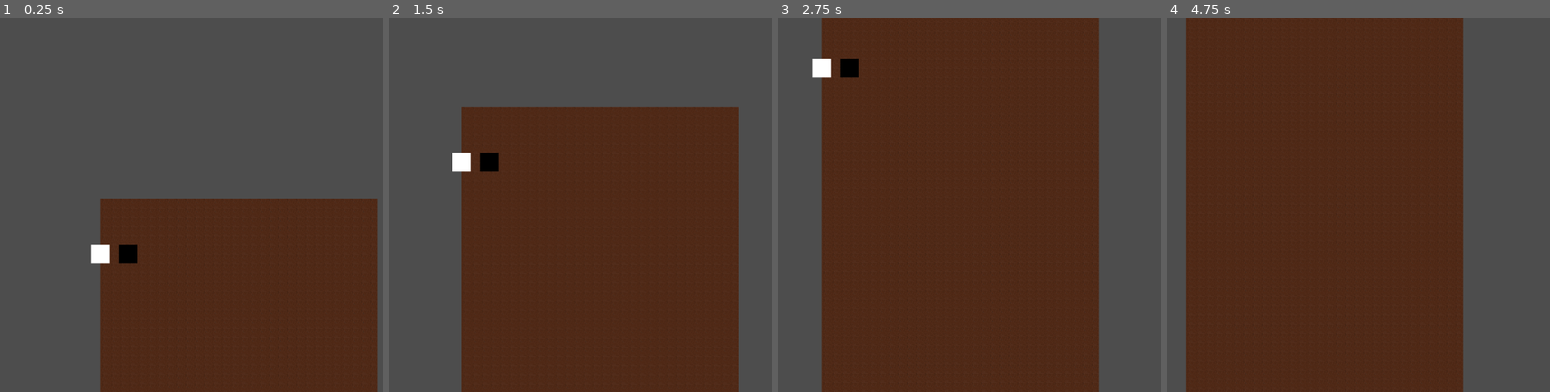
Above: before the commit, frames 1-4 (left to right).
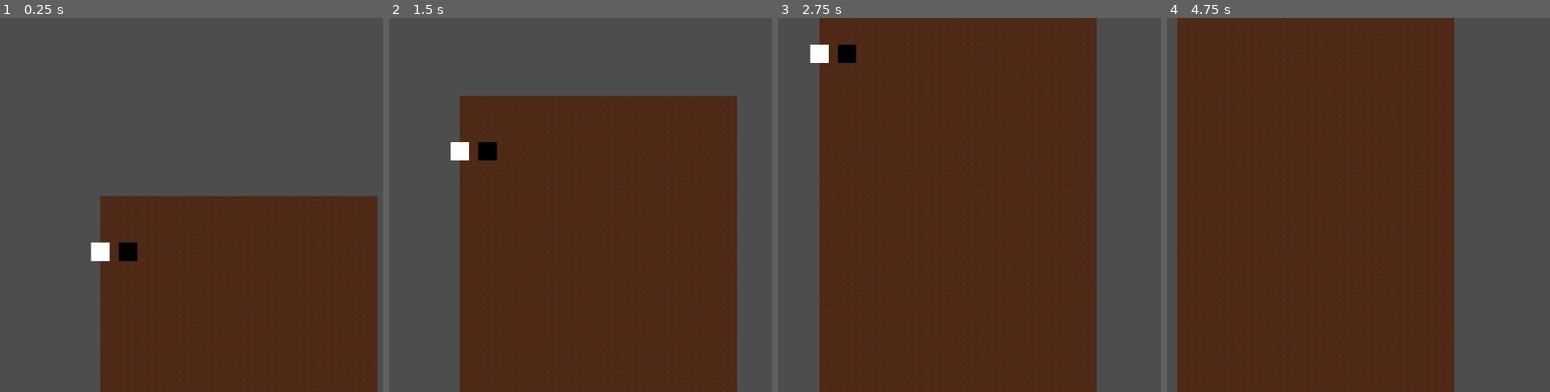
Above: after the commit, the same moments.

Repository: F1ejm/Bratislava_GameJam
Game: Godot game, scene res://Main/Main.tscn
The game is run twice, just before and just after one commit, with the same random seed, the same clock (stepped at 60 frames per second) and the same inputs.
Inputs (mouse positions are in pixels of both pictures, inside the frame that each line leads up to):
- Up to frame 1 (0.25 s): no input
- Up to frame 2 (1.5 s): move the mouse to (634, 186) at 0.52 s; move the mouse to (outside the picture) at 1.27 s
- Up to frame 3 (2.75 s): move the mouse to (946, 122) at 2.02 s
- Up to frame 4 (4.75 s): move the mouse to (1235, 279) at 2.77 s; move the mouse to (1465, 261) at 3.52 s; tap Enter at 4.25 s; move the mouse to (outside the picture) at 4.27 s

The runs differ from the first frame. In frame 1, 0.6% of the frame differs, in the area x 23-99%, y 47-66%; in frame 2, 3.4%; in frame 3, 1.8%; in frame 4, 4.8%, in the area x 2-78%, y 0-100%.

Commit message:
better tail

Diff:
--- a/Globals/Global.gd
+++ b/Globals/Global.gd
@@ -1 +1,3 @@
 extends Node
+
+var history = []
--- a/Miner/miner.gd
+++ b/Miner/miner.gd
@@ -2,7 +2,8 @@
 
 const minSPEED = 70.0
 const maxSPEED = 700.0
-var currentSPEED = 200
+var currentSPEED = 200.0
+const maxhistory = 1000
 
 var torotation = 0
 
@@ -10,15 +11,17 @@
 
 func _ready() -> void:
 	for i in range(0,10):
-		spawnTail()
+		spawnTail(1)
 
 func _physics_process(delta: float) -> void:
 
 	var direction := (get_global_mouse_position() - self.global_position).normalized() * 100
 	if direction.y < 0:
 		direction.y = 0
+		(direction * 1000).normalized()
 
 	direction.y += 35
+	print(direction)
 
 	currentSPEED += (0.35 - (abs(self.rotation - (atan2(direction.y, direction.x)- PI/2)))) * delta * 50
 
@@ -29,22 +32,27 @@
 
 	torotation = atan2(direction.y, direction.x) - PI/2
 
-	#print(currentSPEED)
-
 	self.rotation= rotate_toward(self.rotation,torotation,delta *3)
 
-	player_camera.position.x = lerp(player_camera.position.x,self.position.x, 0.02 - ((currentSPEED / maxSPEED) * 0.01))
+	player_camera.position.x = lerp(player_camera.position.x,self.position.x, 0.02 - ((currentSPEED / maxSPEED) * 0.005))
 
-	player_camera.position.y = lerp(player_camera.position.y,self.position.y, 0.02 + ((currentSPEED / maxSPEED) * 0.05))
+	player_camera.position.y = lerp(player_camera.position.y,self.position.y, 0.04 + ((currentSPEED / maxSPEED) * 0.05))
 
 	velocity = Vector2.RIGHT.rotated(self.rotation + PI/2) * currentSPEED
+
 	$TailSP.global_rotation = 0
+
+	Global.history.push_front(self.global_rotation)
+	if(Global.history.size() > maxhistory):
+		Global.history.pop_back()
+
 	move_and_slide()
 
-func spawnTail():
+func spawnTail(number: int):
 	if($TailSP.get_children().is_empty()):
 		var scene := preload("res://Miner/tail.tscn")
 		var tail := scene.instantiate()
+		tail.number = number
 		$TailSP.add_child(tail)
 	else:
-		$TailSP.get_child(0).spawnTail()
+		$TailSP.get_child(0).spawnTail(number+1)
--- a/Miner/tail.gd
+++ b/Miner/tail.gd
@@ -1,5 +1,5 @@
 extends Node2D
-
+var number: int
 
 # Called when the node enters the scene tree for the first time.
 func _ready() -> void:
@@ -8,13 +8,16 @@
 
 # Called every frame. 'delta' is the elapsed time since the previous frame.
 func _physics_process(delta: float) -> void:
-	global_rotation = lerp(global_rotation,get_parent().get_parent().global_rotation,6*delta)
+	if(Global.history.size() >= number*12):
+		global_rotation = Global.history[number*12 -1]
 	$TailSP.global_rotation = 0
 
-func spawnTail():
+
+func spawnTail(number: int):
 	if($TailSP.get_children().is_empty()):
 		var scene := preload("res://Miner/tail.tscn")
 		var tail := scene.instantiate()
+		tail.number = number
 		$TailSP.add_child(tail)
 	else:
-		$TailSP.get_child(0).spawnTail()
+		$TailSP.get_child(0).spawnTail(number+1)
